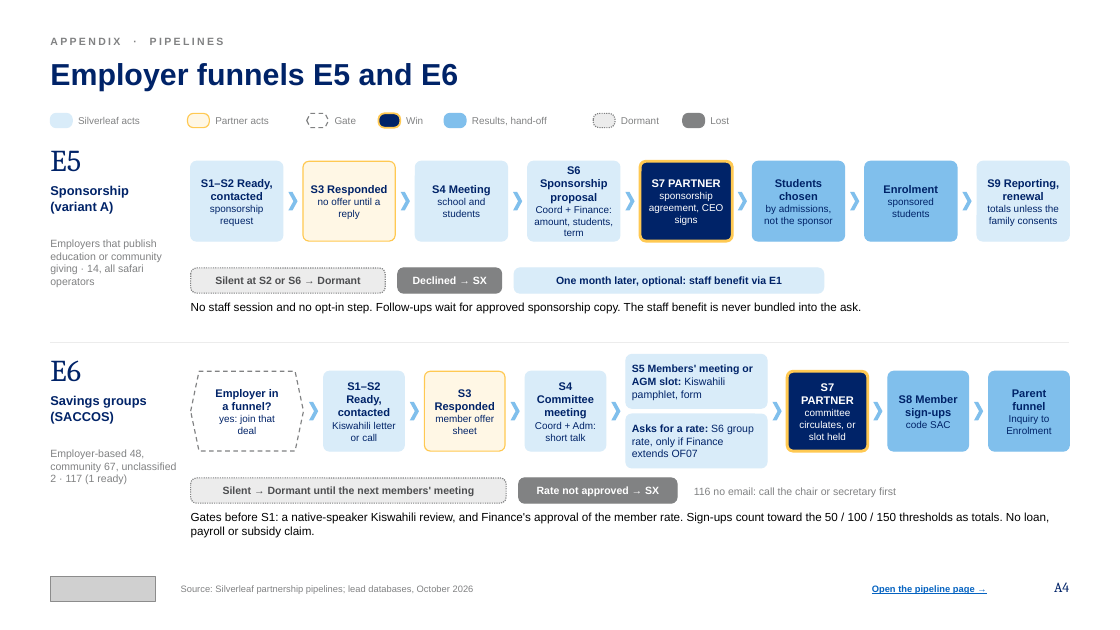
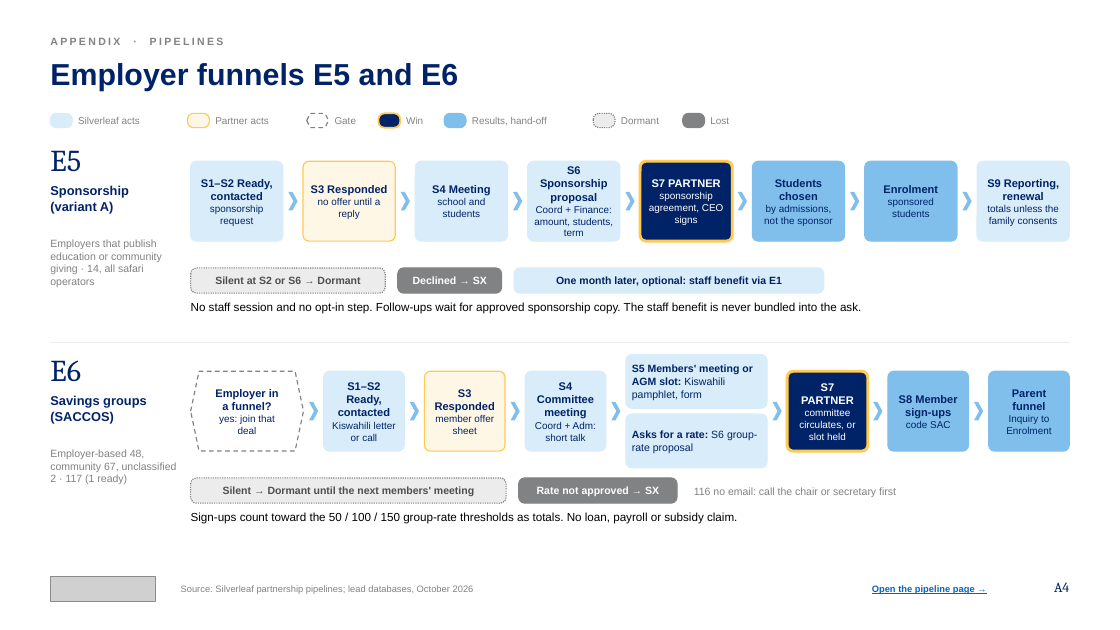
Before and after one commit to Nehemia-joh/Agenticmarketing, a slide deck: slide 26 of outputs/presentations/Silverleaf_Lead_Generation_Strategy_2026-10-12.pptx (slide 35 before the commit). Drawn at 1120x630 pixels with LibreOffice and Linux fonts; fonts in the diff are those of the drawing; grey boxes stand for pictures. Boxes give left, top, right and bottom in pixels: in the first picture for what was removed or moved away, otherwise in the second. Text is boxed around its words. In the diff, an @@ line names an element or a change of style, - is before the commit and + after.

```diff
--- a/outputs/presentations/Silverleaf_Lead_Generation_Strategy_2026-10-12.pptx
+++ b/outputs/presentations/Silverleaf_Lead_Generation_Strategy_2026-10-12.pptx
@@ text in rounded rectangle at [632, 430, 757, 453]: text changed @@
-Asks for a rate: S6 group rate, only if Finance extends OF07
+Asks for a rate: S6 group-rate proposal
@@ text at [191, 512, 737, 524]: text changed @@
-Gates before S1: a native-speaker Kiswahili review, and Finance's approval of the member rate. Sign-ups count toward the 50 / 100 / 150 thresholds as totals. No loan, payroll or subsidy claim.
+Sign-ups count toward the 50 / 100 / 150 group-rate thresholds as totals. No loan, payroll or subsidy claim.
```
Also in this commit, not shown: 22 other slides changed, 2 slides added, 11 slides removed, 2 other files.
